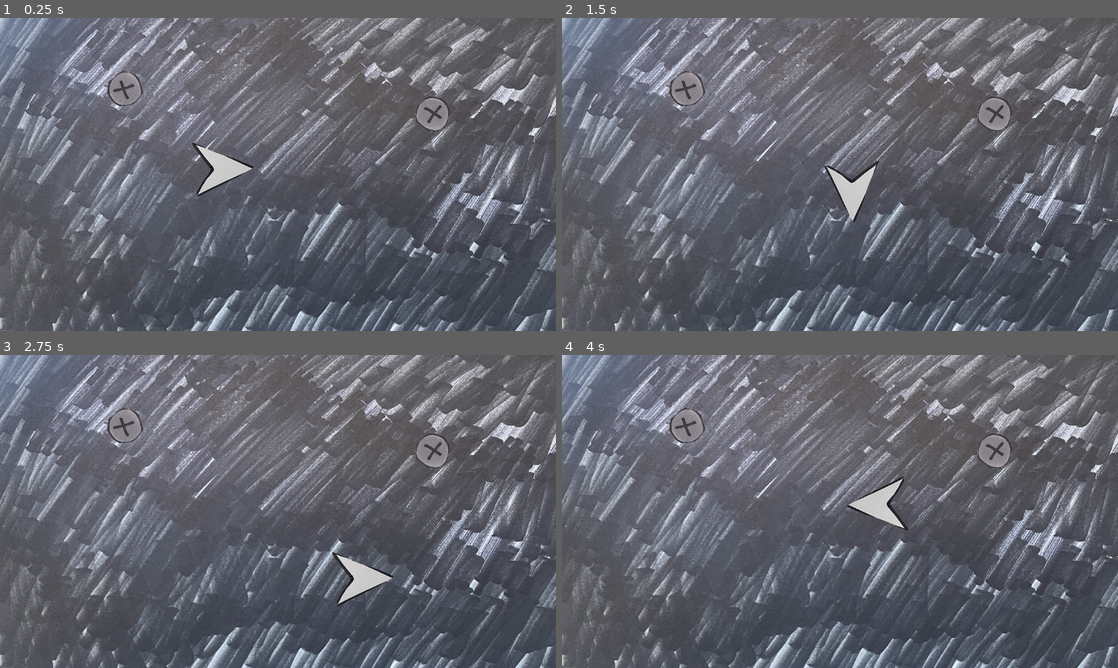
Above: before the commit, frames 1-4 (two rows, left to right).
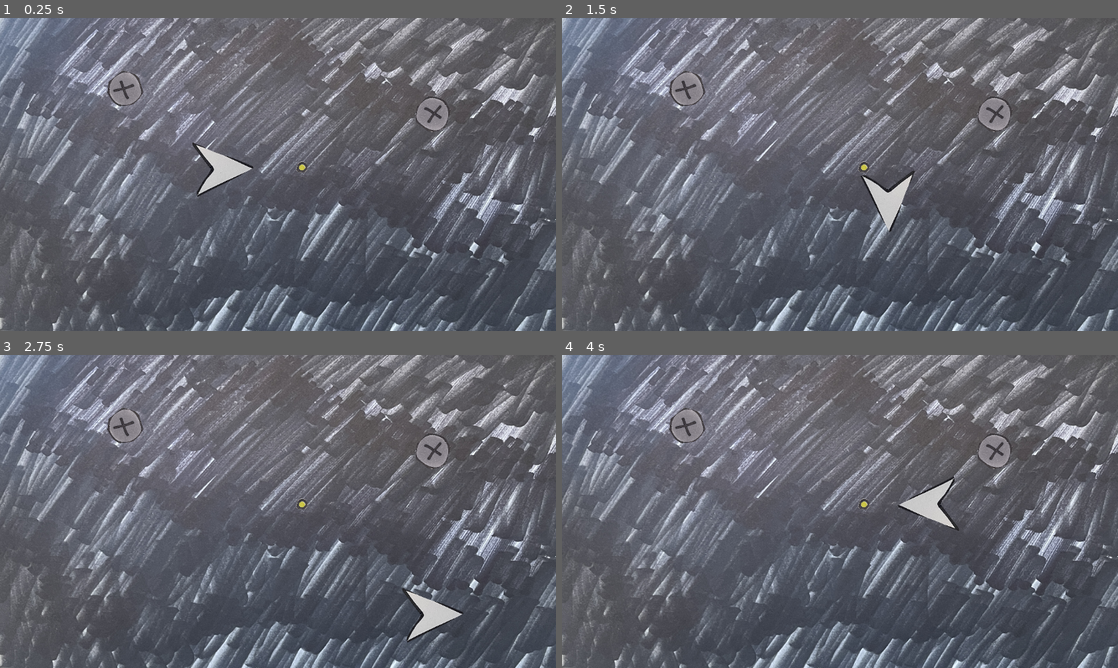
Above: after the commit, the same moments.

Repository: kd90301/asteroids-clone
Game: Godot game, scene res://scenes/main.tscn
Two runs of this game, one before a commit and one after it. Both use one fixed random seed, a clock stepped at 60 frames per second and the inputs below.
Inputs:
- Up to frame 1 (0.25 s): no input
- Up to frame 2 (1.5 s): tap Enter at 0.5 s; hold D (move_right) 0.53-1.28 s; hold S (move_down) from 1.28 s (still down)
- Up to frame 3 (2.75 s): release S (move_down) at 2.03 s; hold D (move_right) from 2.03 s (still down)
- Up to frame 4 (4 s): release D (move_right) at 2.78 s; hold W (move_up) 2.78-3.53 s; hold A (move_left) from 3.53 s (still down)

The runs differ from the first frame. In frame 1, less than 0.1% of the frame differs, in the area x 53-56%, y 45-50%; in frame 2, 1.4%; in frame 3, 1.5%, in the area x 53-84%, y 45-92%; in frame 4, 1.5%.

Commit message:
Add bullet scene
added bullet scene, to be instantiated when player shoots

Diff:
--- /dev/null
+++ b/asteroids-clone/scenes/bullet.tscn
@@ -0,0 +1,17 @@
+[gd_scene load_steps=3 format=3 uid="uid://tu8e5wscxdxl"]
+
+[ext_resource type="Texture2D" uid="uid://jmes7s47ye3t" path="res://assets/bullet.png" id="1_jq22o"]
+
+[sub_resource type="CircleShape2D" id="CircleShape2D_ccbgx"]
+radius = 12.0
+
+[node name="bullet" type="Area2D"]
+
+[node name="Sprite2D" type="Sprite2D" parent="."]
+position = Vector2(0, 4)
+scale = Vector2(0.09, 0.09)
+texture = ExtResource("1_jq22o")
+
+[node name="CollisionShape2D" type="CollisionShape2D" parent="."]
+position = Vector2(0, -1)
+shape = SubResource("CircleShape2D_ccbgx")
--- a/asteroids-clone/scenes/enemy.tscn
+++ b/asteroids-clone/scenes/enemy.tscn
@@ -5,7 +5,7 @@
 [sub_resource type="CircleShape2D" id="CircleShape2D_3cjpy"]
 radius = 1.0185
 
-[node name="player" type="Area2D"]
+[node name="enemy" type="Area2D"]
 
 [node name="Sprite2D" type="Sprite2D" parent="."]
 scale = Vector2(0.1, 0.1)
--- a/asteroids-clone/scenes/main.tscn
+++ b/asteroids-clone/scenes/main.tscn
@@ -1,8 +1,9 @@
-[gd_scene load_steps=4 format=3 uid="uid://bp6syi4h7yuxy"]
+[gd_scene load_steps=5 format=3 uid="uid://bp6syi4h7yuxy"]
 
 [ext_resource type="Texture2D" uid="uid://bes1al520kc64" path="res://assets/background.JPG" id="1_dxk8c"]
 [ext_resource type="PackedScene" uid="uid://d1lxkpo6a2rr" path="res://scenes/player.tscn" id="2_sx2cb"]
 [ext_resource type="PackedScene" uid="uid://fh0yveehtfc6" path="res://scenes/enemy.tscn" id="3_xkbvs"]
+[ext_resource type="PackedScene" uid="uid://tu8e5wscxdxl" path="res://scenes/bullet.tscn" id="4_d1mxd"]
 
 [node name="main" type="Node2D"]
 
@@ -23,3 +24,6 @@
 [node name="enemy1" parent="." instance=ExtResource("3_xkbvs")]
 position = Vector2(261, 146)
 rotation = -2.49445
+
+[node name="bullet" parent="." instance=ExtResource("4_d1mxd")]
+position = Vector2(625, 311)
--- a/asteroids-clone/scenes/player.tscn
+++ b/asteroids-clone/scenes/player.tscn
@@ -8,7 +8,7 @@
 
 [node name="player" type="Area2D"]
 script = ExtResource("1_2u4am")
-max_speed = 200.0
+max_speed = 300.0
 
 [node name="Sprite2D" type="Sprite2D" parent="."]
 scale = Vector2(0.1, 0.1)
Binary file added: asteroids-clone/assets/bullet.png
Not shown, added: asteroids-clone/assets/bullet.png.import
